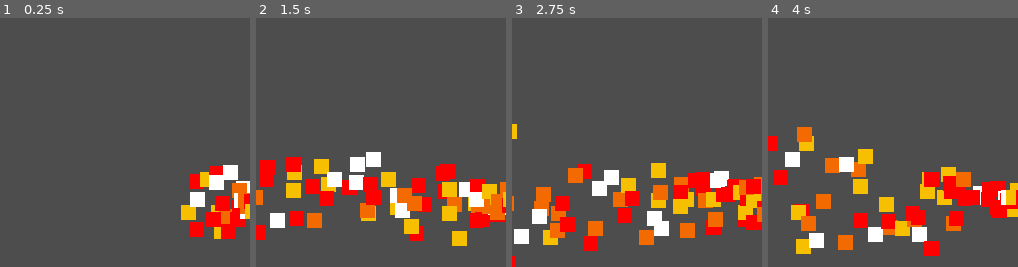
Above: before the commit, frames 1-4 (left to right).
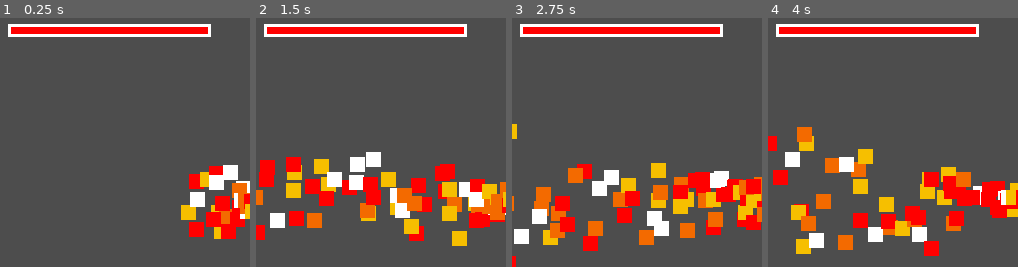
Above: after the commit, the same moments.

Repository: AceLeft/Dragon-Fall-Godot
Game: Godot game, scene res://lair/lair.tscn
The game is run twice, just before and just after one commit, with the same random seed, the same clock (stepped at 60 frames per second) and the same inputs.
Inputs:
- Up to frame 1 (0.25 s): no input
- Up to frame 2 (1.5 s): hold Space (attack) 0.53-1.28 s; hold D (move_right) from 0.53 s (still down); tap S (jump) at 0.77 s; tap Space (attack) at 1.35 s
- Up to frame 3 (2.75 s): tap S (jump) at 1.52 s; release D (move_right) at 2.03 s; hold Left (move_left) from 2.03 s (still down); hold Space (attack) from 2.03 s (still down)
- Up to frame 4 (4 s): release Left (move_left) at 2.78 s; release Space (attack) at 2.78 s; hold D (move_right) from 2.78 s (still down); tap Space (attack) at 2.85 s; tap S (jump) at 3.02, 3.77 s; hold Space (attack) from 3.53 s (still down)
The pictures show only the part of the screen within x 0-50%, y 0-50%; the shares and areas given below are measured in that part.

The runs differ from the first frame. In frame 1, 4.2% of the frame differs, in the area x 3-85%, y 2-8%; in frame 2, 4.2%; in frame 3, 4.2%; in frame 4, 4.2%.

Commit message:
Display player health

Diff:
--- a/project/knight/player.gd
+++ b/project/knight/player.gd
@@ -1,11 +1,12 @@
 class_name Player
 extends CharacterBody2D
 
+signal HEALTH_LOST(total_percentage: float)
 
 const _SPEED = 300.0
 const _JUMP_VELOCITY = -600.0
-const _MAX_HEALTH = 100
-const _DAMAGE_AMOUNT = 10
+const _MAX_HEALTH = 100.0
+const _DAMAGE_AMOUNT = 10.0
 
 # Get the gravity from the project settings to be synced with RigidBody nodes.
 var _gravity = ProjectSettings.get_setting("physics/2d/default_gravity")
@@ -52,8 +53,9 @@
 
 
 
-func _on_damage_area_area_entered(area):
-	print(area)
+func _on_damage_area_area_entered(_area):
 	_health -= _DAMAGE_AMOUNT
-	if _health == 0:
+	var health_percentage : float = _health / _MAX_HEALTH
+	HEALTH_LOST.emit(health_percentage)
+	if _health <= 0:
 		print ("auhhhh i die")
--- /dev/null
+++ b/project/knight/player_health_bar.gd
@@ -0,0 +1,12 @@
+extends Node2D
+
+
+const _MAX_BAR_LENGTH := 200
+
+@onready var _bar = $HealthBar
+
+func _ready() -> void:
+	_bar.size.x = _MAX_BAR_LENGTH
+
+func _on_player_health_lost(total_percentage: float) -> void:
+	_bar.size.x = total_percentage * _MAX_BAR_LENGTH
--- /dev/null
+++ b/project/knight/player_health_bar.tscn
@@ -0,0 +1,33 @@
+[gd_scene load_steps=2 format=3 uid="uid://cilq08hq08quf"]
+
+[ext_resource type="Script" path="res://knight/player_health_bar.gd" id="1_37mg5"]
+
+[node name="PlayerHealthBar" type="Node2D"]
+script = ExtResource("1_37mg5")
+
+[node name="HealthBar" type="ColorRect" parent="."]
+offset_left = 3.0
+offset_right = 203.0
+offset_bottom = 10.0
+color = Color(1, 0, 0, 1)
+
+[node name="TopLine" type="ColorRect" parent="."]
+offset_right = 203.0
+offset_bottom = 3.0
+
+[node name="BottomeLine" type="ColorRect" parent="."]
+offset_left = 2.0
+offset_top = 10.0
+offset_right = 203.0
+offset_bottom = 13.0
+
+[node name="RightLine" type="ColorRect" parent="."]
+offset_left = 200.0
+offset_top = 1.0
+offset_right = 203.0
+offset_bottom = 10.0
+
+[node name="LeftLine" type="ColorRect" parent="."]
+offset_top = 1.0
+offset_right = 3.0
+offset_bottom = 13.0
--- a/project/lair/lair.tscn
+++ b/project/lair/lair.tscn
@@ -1,8 +1,9 @@
-[gd_scene load_steps=5 format=3 uid="uid://csfal2su2rx0e"]
+[gd_scene load_steps=6 format=3 uid="uid://csfal2su2rx0e"]
 
 [ext_resource type="PackedScene" uid="uid://4c3xh7147ypi" path="res://lair/floor.tscn" id="1_x2ilx"]
 [ext_resource type="PackedScene" uid="uid://d0i3ojk6o63mg" path="res://knight/player.tscn" id="2_f42se"]
 [ext_resource type="PackedScene" uid="uid://ckdpdynwuwrv" path="res://dragon/dragon.tscn" id="3_2uess"]
+[ext_resource type="PackedScene" uid="uid://cilq08hq08quf" path="res://knight/player_health_bar.tscn" id="4_tfi5c"]
 
 [sub_resource type="RectangleShape2D" id="RectangleShape2D_tyby4"]
 size = Vector2(88.5, 498)
@@ -31,3 +32,8 @@
 shape = SubResource("RectangleShape2D_tyby4")
 
 [node name="Dragon" parent="." instance=ExtResource("3_2uess")]
+
+[node name="PlayerHealthBar" parent="." instance=ExtResource("4_tfi5c")]
+position = Vector2(8, 8)
+
+[connection signal="HEALTH_LOST" from="Player" to="PlayerHealthBar" method="_on_player_health_lost"]
